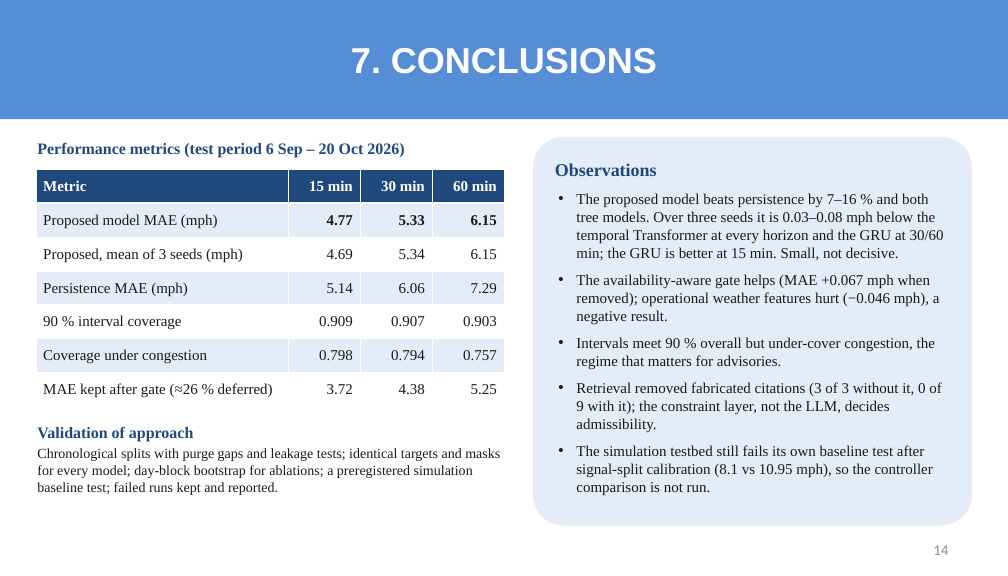
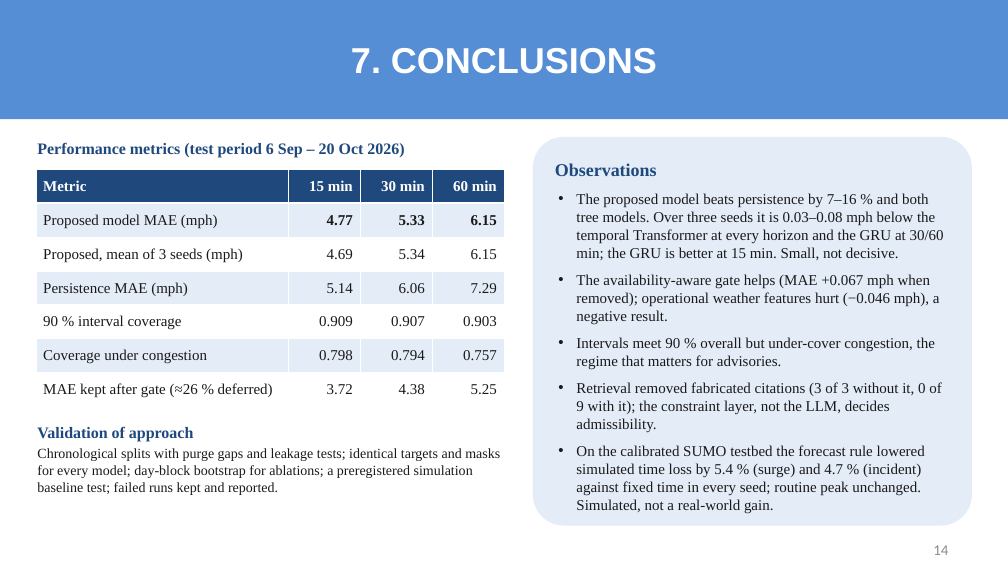
Before and after one commit to sricharansk/Major-Project, a slide deck: slide 14 of presentation/Final_Review_S_K_Sricharan_25MML1010.pptx. Drawn at 1008x576 pixels with LibreOffice and Linux fonts; fonts in the diff are those of the drawing. Boxes give left, top, right and bottom in pixels: in the first picture for what was removed or moved away, otherwise in the second. Text is boxed around its words. In the diff, an @@ line names an element or a change of style, - is before the commit and + after.

```diff
--- a/presentation/Final_Review_S_K_Sricharan_25MML1010.pptx
+++ b/presentation/Final_Review_S_K_Sricharan_25MML1010.pptx
@@ text in rounded rectangle at bbox=[576, 445, 925, 514]: text changed @@
-• The simulation testbed still fails its own baseline test after signal-split calibration (8.1 vs 10.95 mph), so the controller comparison is not run.
+• On the calibrated SUMO testbed the forecast rule lowered simulated time loss by 5.4 % (surge) and 4.7 % (incident) against fixed time in every seed; routine peak unchanged. Simulated, not a real-world gain.
```
Also in this commit, not shown: 11 other slides changed, 7 other files.
